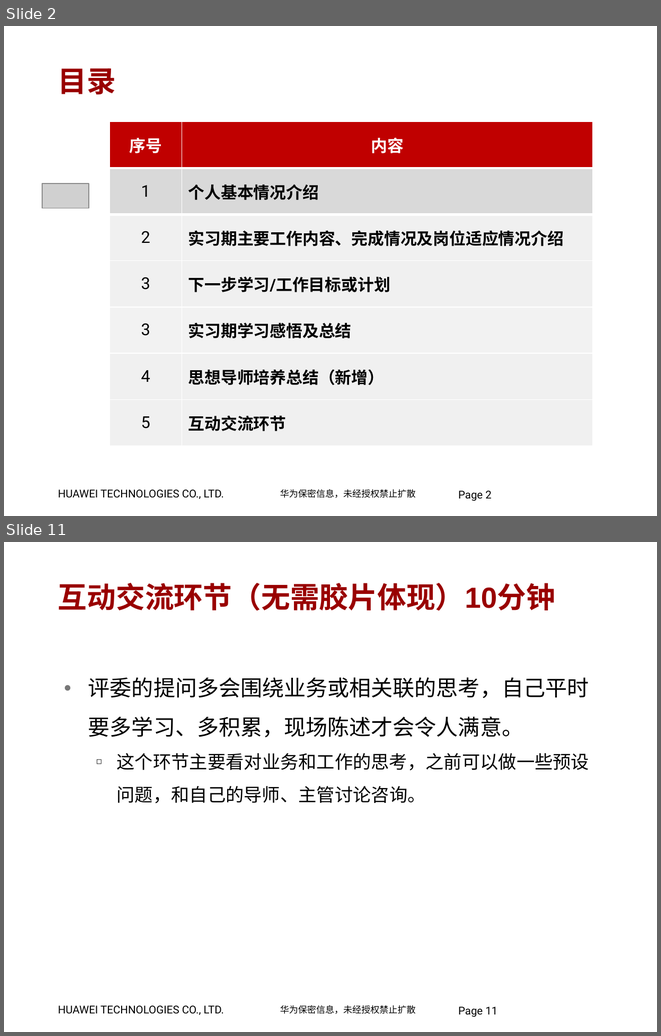
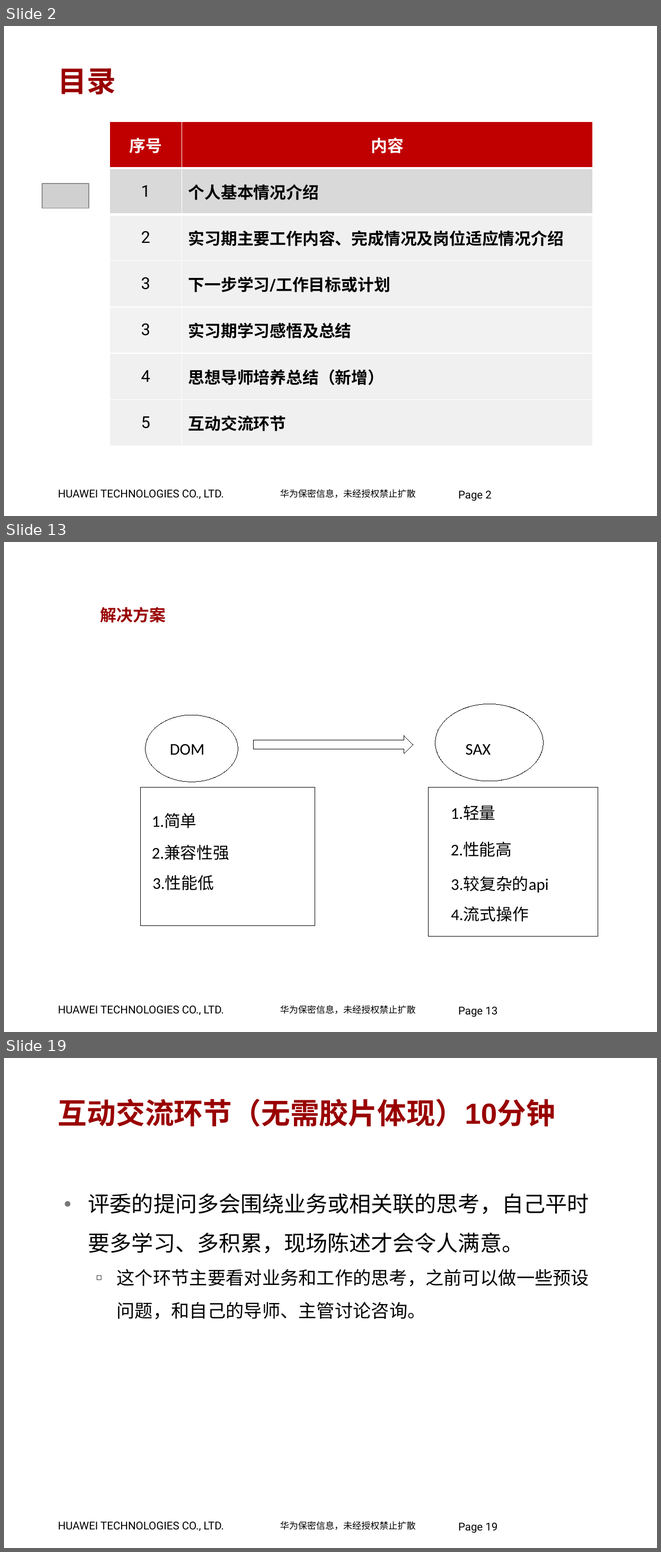
Before and after one commit to jumpjumpdog/Company, a slide deck: LTE产品部实习生转录用答辩模板.pptx. Shown one above the other, each under a label of ours: slides 2 and 11 before the commit, slides 2, 13 and 19 after it; the slides between them are not shown. The pictures are 661x1036 and 661x1552 pixels, drawn with LibreOffice and Linux fonts; fonts in the diff are those of the drawing; grey boxes stand for pictures; background and template pictures are left out. Boxes give left, top, right and bottom in pixels: in the first picture for what was removed or moved away, otherwise in the second. Text is boxed around its words. In the diff, an @@ line names an element or a change of style, - is before the commit and + after.

```diff
--- a/LTE产品部实习生转录用答辩模板.pptx
+++ b/LTE产品部实习生转录用答辩模板.pptx
@@ slide 13 added at <box>4,542,657,1032</box>, background #FFFFFF; not listed: 3 template elements that a slide beside it also shows @@
@@ text added at <box>100,607,166,623</box>, 18 pt, text #990000, bold @@
+解决方案
@@ ellipse added at <box>146,715,238,782</box>, outline #000000 0.75 pt @@
@@ ellipse added at <box>435,704,542,781</box>, outline #000000 0.75 pt @@
@@ text added at <box>170,744,205,755</box>, 18 pt, text #000000 @@
+DOM
@@ right arrow added at <box>254,735,413,753</box>, outline #000000 0.75 pt @@
@@ text added at <box>466,744,491,755</box>, 18 pt, text #000000 @@
+SAX
@@ rectangle added at <box>140,787,316,926</box>, outline #000000 0.75 pt @@
@@ rectangle added at <box>429,787,598,936</box>, outline #000000 0.75 pt @@
@@ text added at <box>451,805,496,820</box>, 18 pt, text #000000 @@
+1.轻量
@@ text added at <box>152,813,197,828</box>, 18 pt, text #000000 @@
+1.简单
@@ text added at <box>451,841,512,857</box>, 18 pt, text #000000 @@
+2.性能高
@@ text added at <box>152,845,230,860</box>, 18 pt, text #000000 @@
+2.兼容性强
@@ text added at <box>152,875,214,890</box>, 18 pt, text #000000 @@
+3.性能低
@@ text added at <box>451,876,549,892</box>, 18 pt, text #000000 @@
+3.较复杂的api
@@ text added at <box>451,906,529,921</box>, 18 pt, text #000000 @@
+4.流式操作
@@ what was slide 11 is now slide 19 @@
@@ page number at <box>458,1522,497,1533</box>: text changed @@
-Page 11
+Page 19
```
Also in this commit, not shown: 5 slides changed, 10 other slides added, 3 slides removed, 8 other files.
